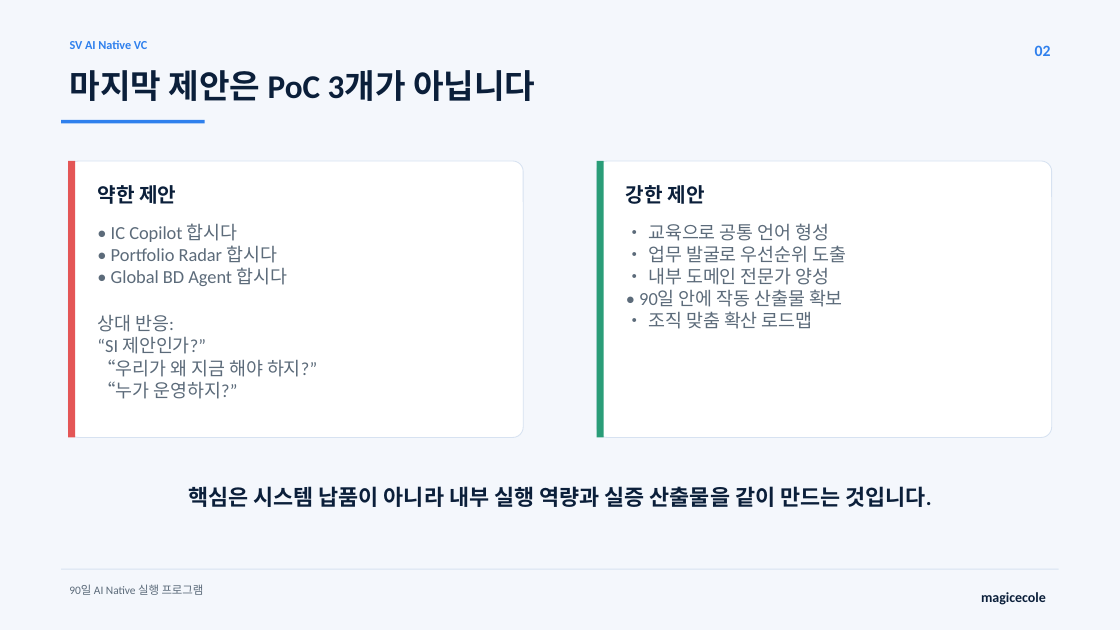
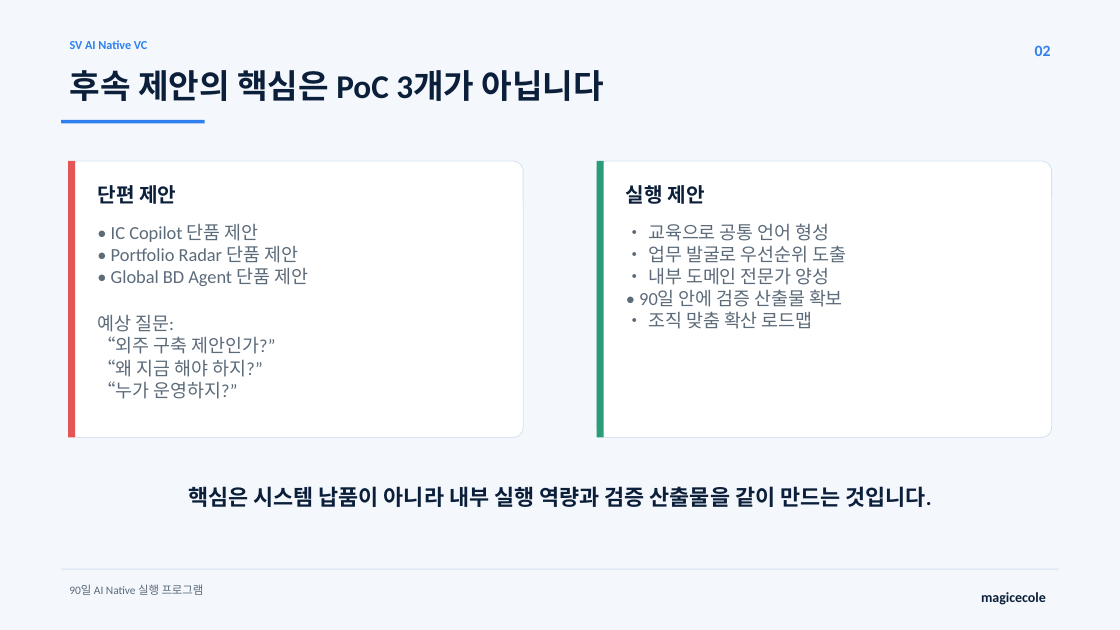
Before and after one commit to MagicecoleAI/svinvest-ai-native-vc-workshop, a slide deck: slide 2 of outputs/SV_AI_Native_90일_실행프로그램.pptx. Drawn at 1120x630 pixels with LibreOffice and Linux fonts; fonts in the diff are those of the drawing. Boxes give left, top, right and bottom in pixels: in the first picture for what was removed or moved away, otherwise in the second. Text is boxed around its words. In the diff, an @@ line names an element or a change of style, - is before the commit and + after.

```diff
--- a/outputs/SV_AI_Native_90일_실행프로그램.pptx
+++ b/outputs/SV_AI_Native_90일_실행프로그램.pptx
@@ text at (70, 70, 604, 101): text changed @@
-마지막 제안은 PoC 3개가 아닙니다
+후속 제안의 핵심은 PoC 3개가 아닙니다
@@ text at (97, 185, 176, 204): text changed @@
-약한 제안
+단편 제안
@@ text at (626, 185, 705, 204): text changed @@
-강한 제안
+실행 제안
@@ text at (97, 224, 308, 377): text changed @@
-• IC Copilot 합시다
-• Portfolio Radar 합시다
-• Global BD Agent 합시다
-상대 반응:
-“SI 제안인가?”
-“우리가 왜 지금 해야 하지?”
+• IC Copilot 단품 제안
+• Portfolio Radar 단품 제안
+• Global BD Agent 단품 제안
+예상 질문:
+“외주 구축 제안인가?”
+“왜 지금 해야 하지?”
@@ text at (639, 289, 843, 307): text changed @@
-• 90일 안에 작동 산출물 확보
+• 90일 안에 검증 산출물 확보
@@ text at (188, 486, 931, 507): text changed @@
-핵심은 시스템 납품이 아니라 내부 실행 역량과 실증 산출물을 같이 만드는 것입니다.
+핵심은 시스템 납품이 아니라 내부 실행 역량과 검증 산출물을 같이 만드는 것입니다.
```
Also in this commit, not shown: 9 other slides changed, 1 other file.
